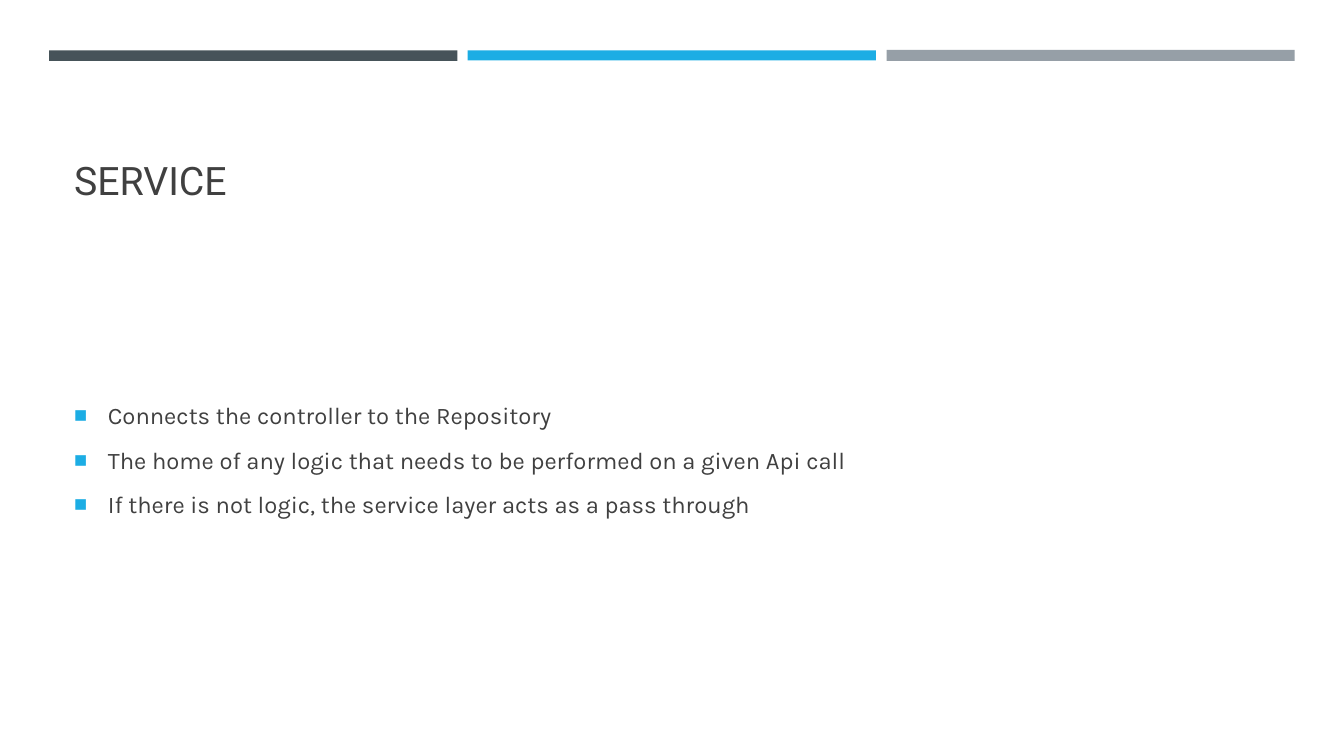
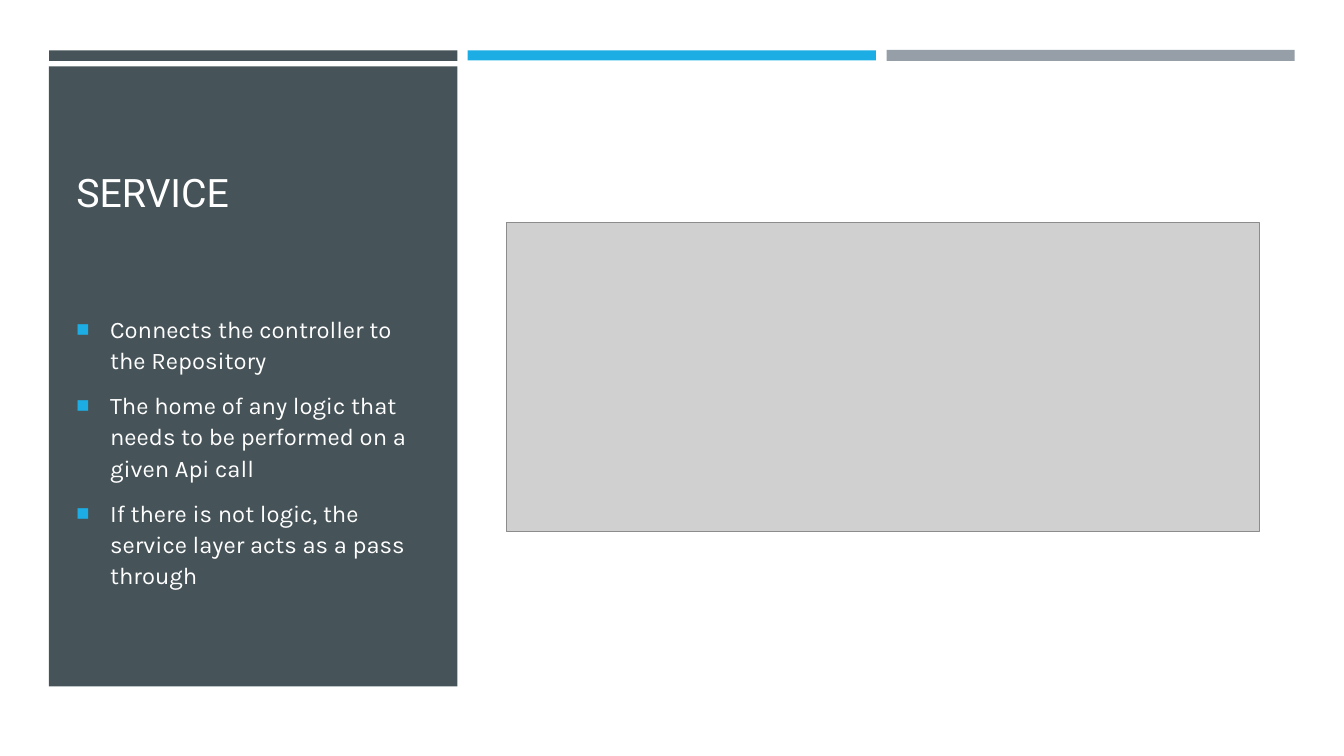
Before and after one commit to haydenbowden77/ApiTraining, a slide deck: slide 6 of How to Web Api.pptx. Drawn at 1344x756 pixels with LibreOffice and Linux fonts; fonts in the diff are those of the drawing; grey boxes stand for pictures. Boxes give left, top, right and bottom in pixels: in the first picture for what was removed or moved away, otherwise in the second. Text is boxed around its words. In the diff, an @@ line names an element or a change of style, - is before the commit and + after.

```diff
--- a/How to Web Api.pptx
+++ b/How to Web Api.pptx
@@ background #FFFFFF to #000000 @@
@@ rectangle added at [0,0,1344,756], fill #FFFFFF @@
@@ rectangle added at [48,67,457,687], fill #465359 @@
@@ title "SERVICE" at [76,178,229,208]: text colour #404040 to #FFFFFF @@
@@ picture added at [506,222,1259,531] @@
@@ text "Connects the controller to the ...": place and size @@
-text "Connects the controller to the ..." at [108,407,845,519]
+text "Connects the controller to the ..." at [110,321,406,590]
@@ text "Connects the controller to the ..." at [110,321,406,590]: text colour #404040 to #FFFFFF @@
```
Also in this commit, not shown: 4 other slides changed, 2 other files.
